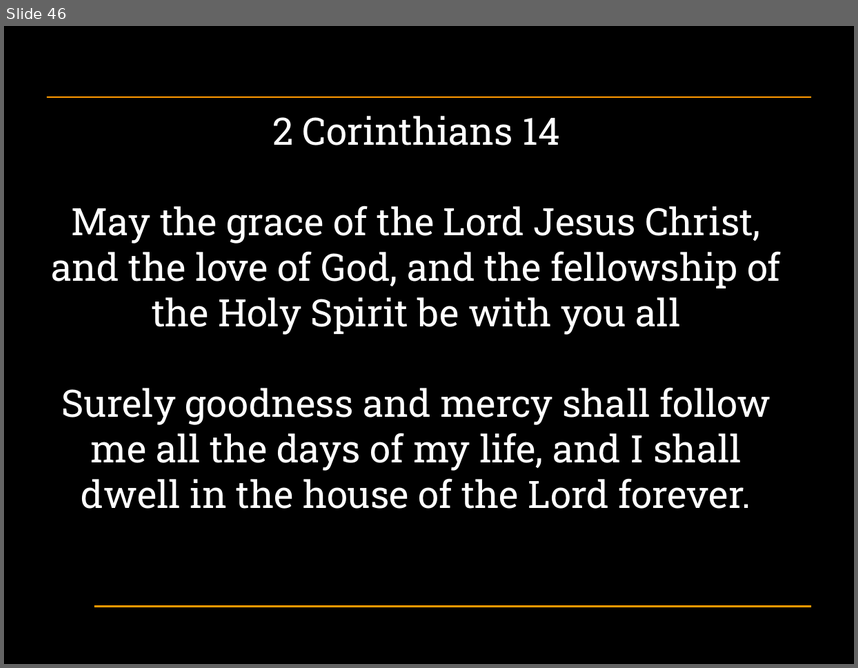
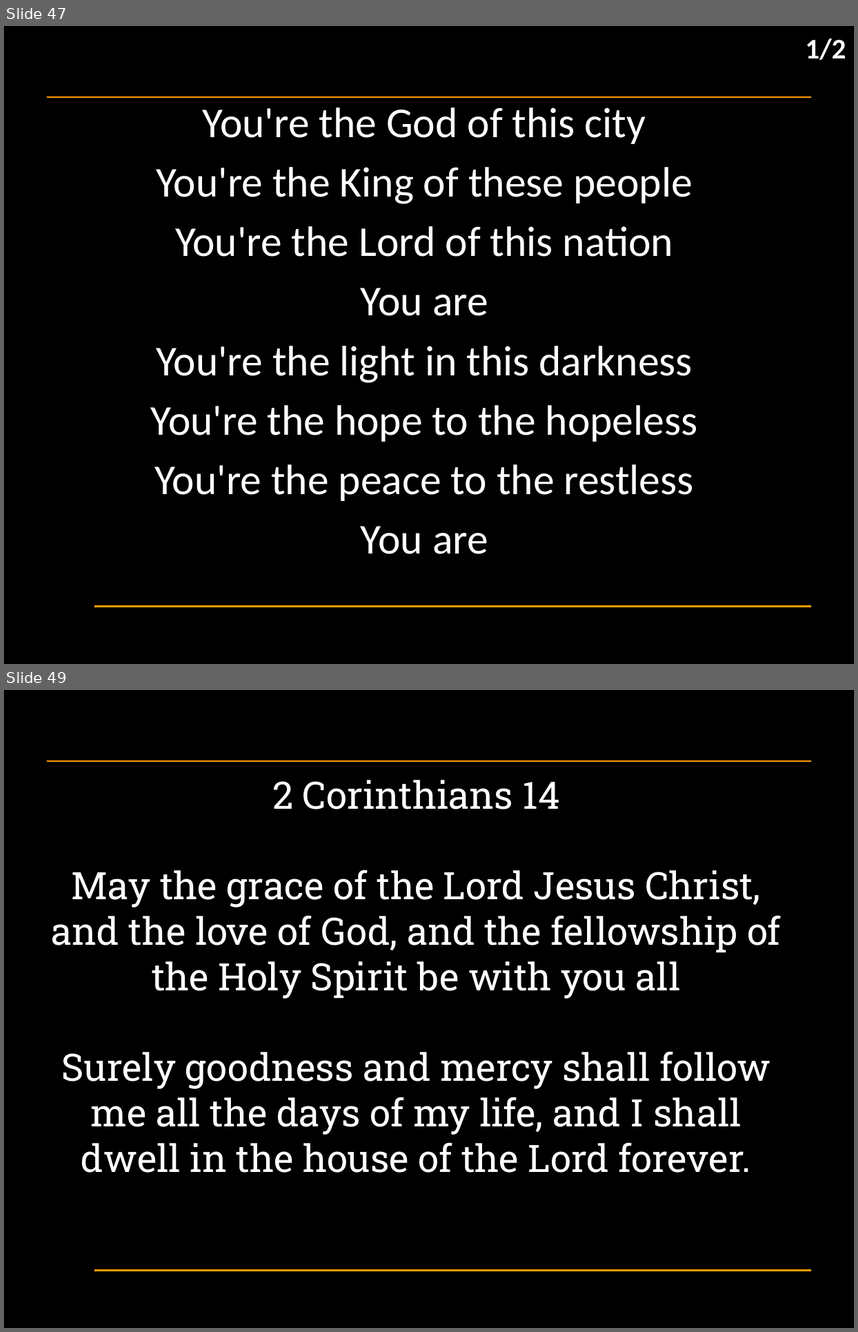
Before and after one commit to hoo-are-ya/worship, a slide deck: docs/songs_2025-01-19.pptx. Shown one above the other, each under a label of ours: slide 46 before the commit, slides 47 and 49 after it; the slides between them are not shown. The pictures are 858x668 and 858x1332 pixels, drawn with LibreOffice and Linux fonts; fonts in the diff are those of the drawing; background and template pictures are left out. Boxes give left, top, right and bottom in pixels: in the first picture for what was removed or moved away, otherwise in the second. Text is boxed around its words. In the diff, an @@ line names an element or a change of style, - is before the commit and + after.

```diff
--- a/docs/songs_2025-01-19.pptx
+++ b/docs/songs_2025-01-19.pptx
@@ slide 47 added at (4,26,854,664), background #000000; not listed: 2 template elements that a slide beside it also shows @@
@@ text added at (805,38,846,60), 24 pt, text #FFFFFF, bold @@
+1/2
@@ subtitle added at (151,107,698,554), 36 pt, text #FFFFFF @@
+You're the God of this city
+You're the King of these people
+You're the Lord of this nation
+You are
+You're the light in this darkness
+You're the hope to the hopeless
+You're the peace to the restless
+You are
@@ what was slide 46 is now slide 49 @@
```
Also in this commit, not shown: 2 other slides added, 1 other file.
